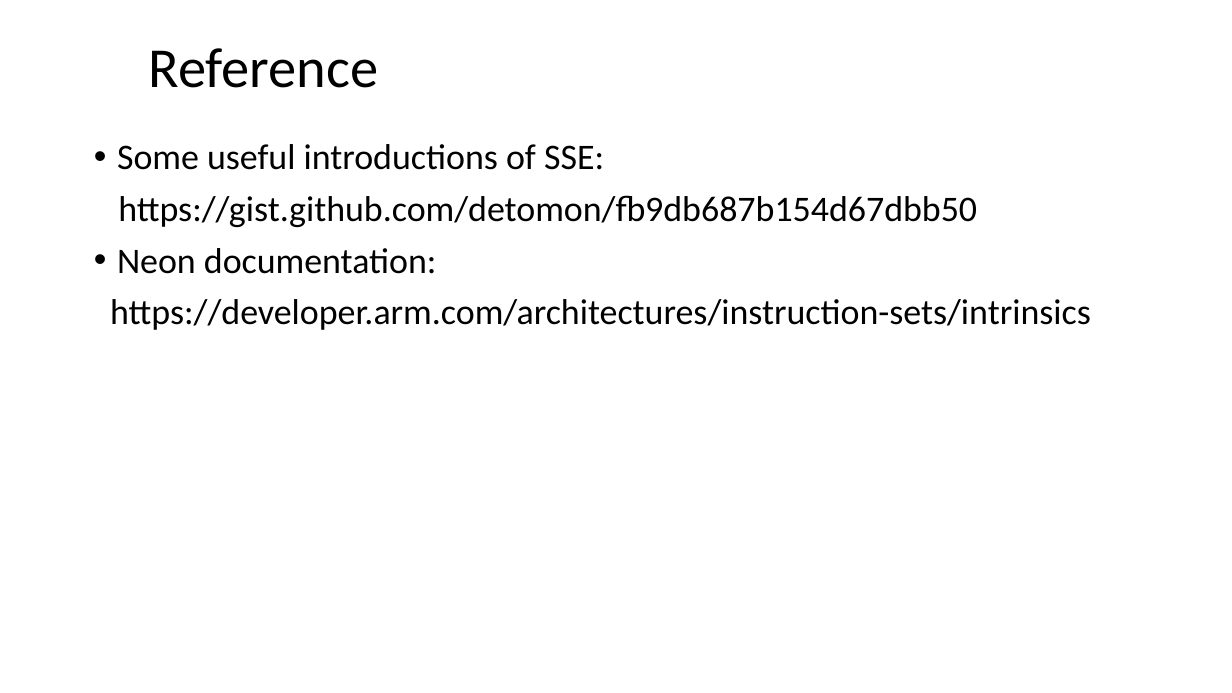
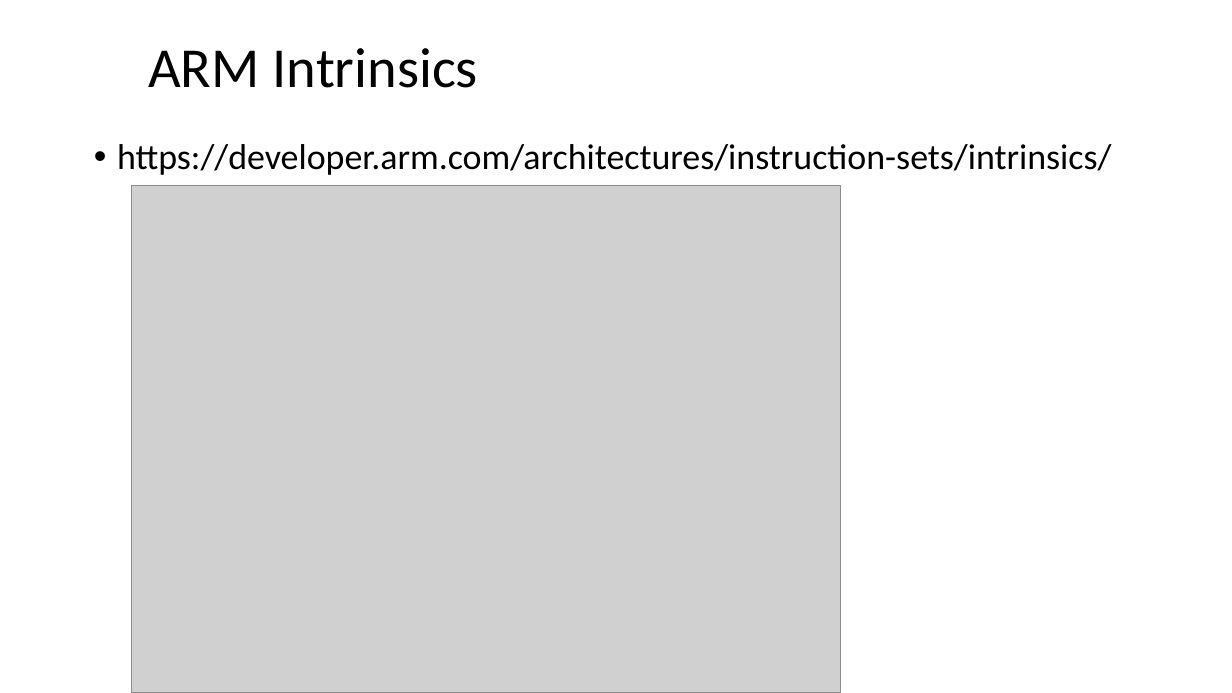
Before and after one commit to ShiqiYu/CPP, a slide deck: slide 10 of week08/Lab08.pptx (slide 31 before the commit). Drawn at 1232x693 pixels with LibreOffice and Linux fonts; fonts in the diff are those of the drawing; grey boxes stand for pictures; background and template pictures are left out. Boxes give left, top, right and bottom in pixels: in the first picture for what was removed or moved away, otherwise in the second. Text is boxed around its words. In the diff, an @@ line names an element or a change of style, - is before the commit and + after.

```diff
--- a/week08/Lab08.pptx
+++ b/week08/Lab08.pptx
@@ title at box(148, 48, 478, 88): text changed @@
-Reference
+ARM Intrinsics
@@ text at box(117, 144, 1111, 175): text changed @@
-• Some useful introductions of SSE:
-https://gist.github.com/detomon/fb9db687b154d67dbb50
-• Neon documentation:
-https://developer.arm.com/architectures/instruction-sets/intrinsics
+• https://developer.arm.com/architectures/instruction-sets/intrinsics/
@@ picture added at box(131, 186, 841, 693) @@
```
Also in this commit, not shown: 2 other slides changed, 11 slides added, 29 slides removed, 1 other file.
